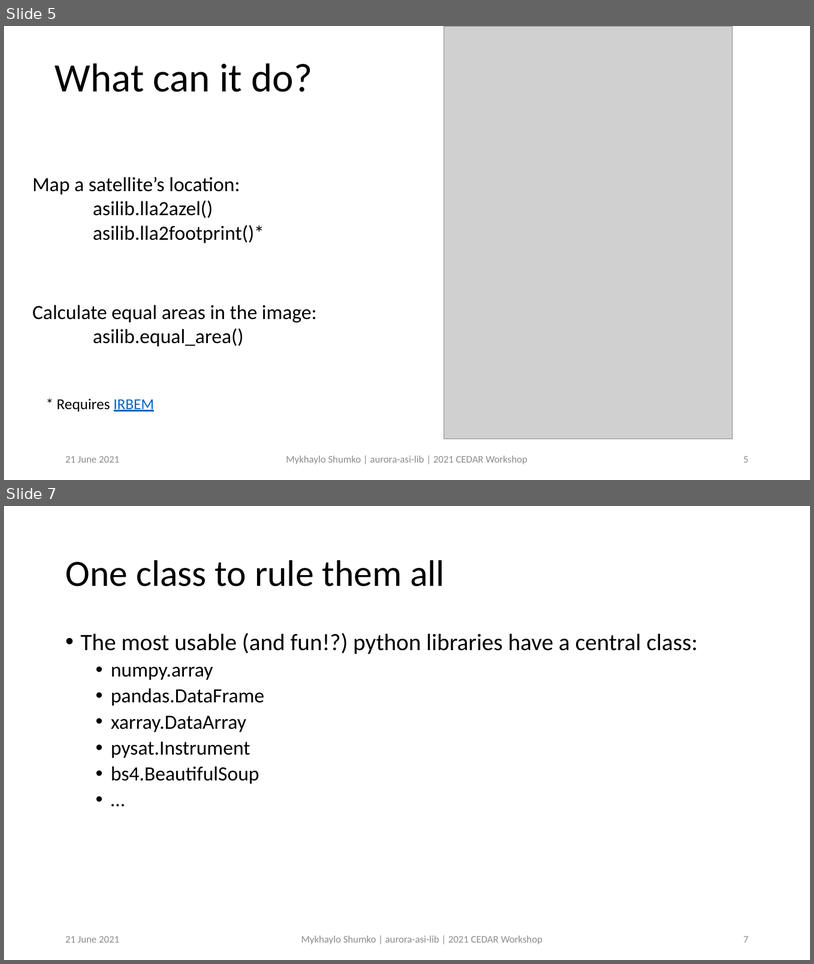
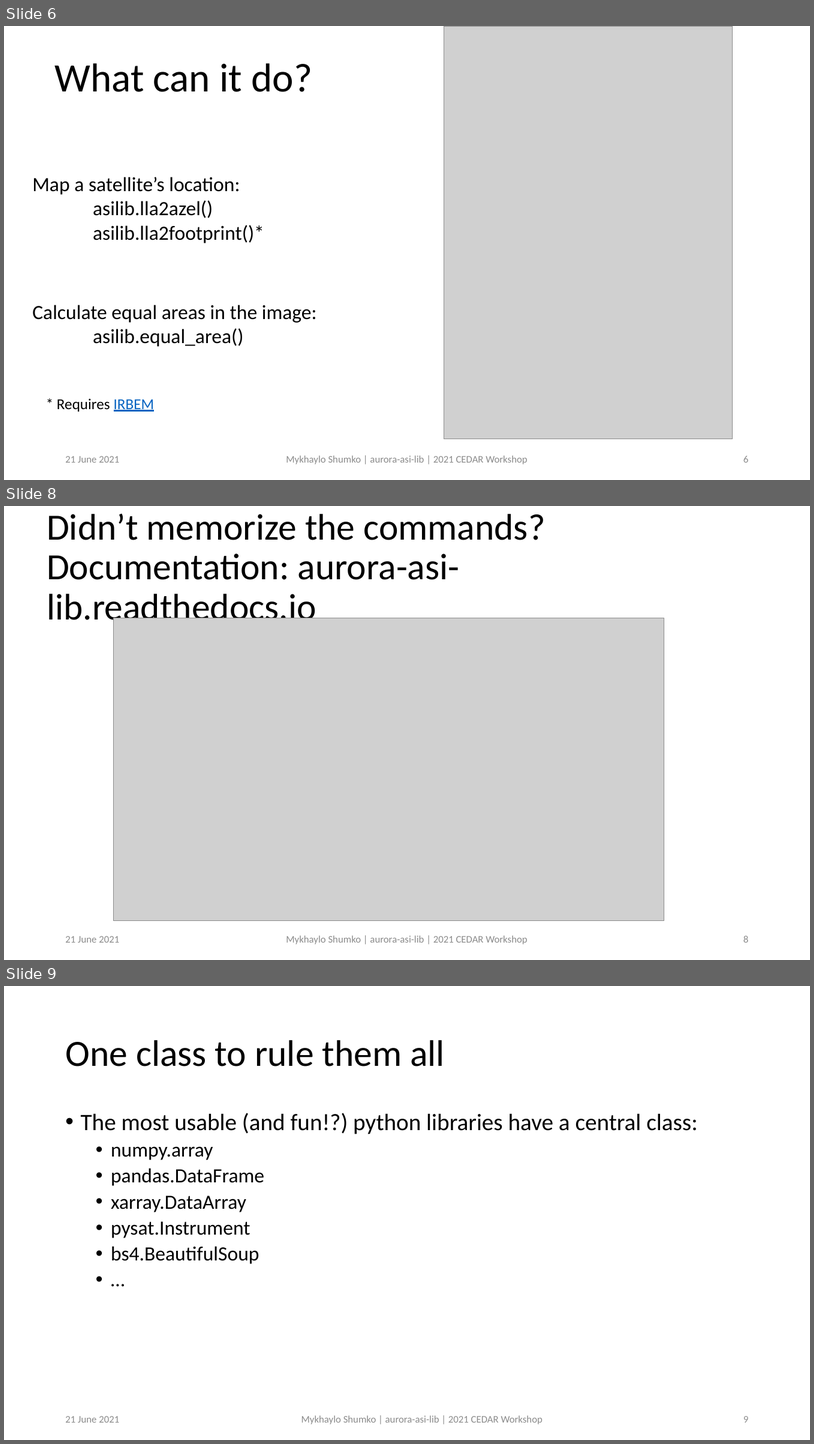
Before and after one commit to mshumko/asilib, a slide deck: presentations/2021_cedar_shumko_asilib.pptx. Shown one above the other, each under a label of ours: slides 5 and 7 before the commit, slides 6, 8 and 9 after it; the slides between them are not shown. The pictures are 814x964 and 814x1444 pixels, drawn with LibreOffice and Linux fonts; fonts in the diff are those of the drawing; grey boxes stand for pictures. Boxes give left, top, right and bottom in pixels: in the first picture for what was removed or moved away, otherwise in the second. Text is boxed around its words. In the diff, an @@ line names an element or a change of style, - is before the commit and + after.

```diff
--- a/presentations/2021_cedar_shumko_asilib.pptx
+++ b/presentations/2021_cedar_shumko_asilib.pptx
@@ slide 8 added at bbox=[4, 506, 810, 960], background #FFFFFF @@
@@ title added at bbox=[47, 514, 546, 628], 44 pt, text #000000 @@
+Didn’t memorize the commands?
+Documentation: aurora-asi-lib.readthedocs.io
@@ picture added at bbox=[113, 618, 664, 921] @@
@@ text added at bbox=[65, 936, 119, 942], 12 pt, text #8C8C8C @@
+21 June 2021
@@ text added at bbox=[286, 935, 527, 944], 12 pt, text #8C8C8C @@
+Mykhaylo Shumko | aurora-asi-lib | 2021 CEDAR Workshop
@@ page number added at bbox=[744, 935, 749, 942], 12 pt, text #8C8C8C @@
+8
@@ what was slide 5 is now slide 6 @@
@@ page number at bbox=[744, 456, 749, 462]: text changed @@
-5
+6
@@ what was slide 7 is now slide 9 @@
@@ page number at bbox=[744, 1416, 749, 1422]: text changed @@
-7
+9
```
Also in this commit, not shown: 5 slides changed, 1 other slide added.
